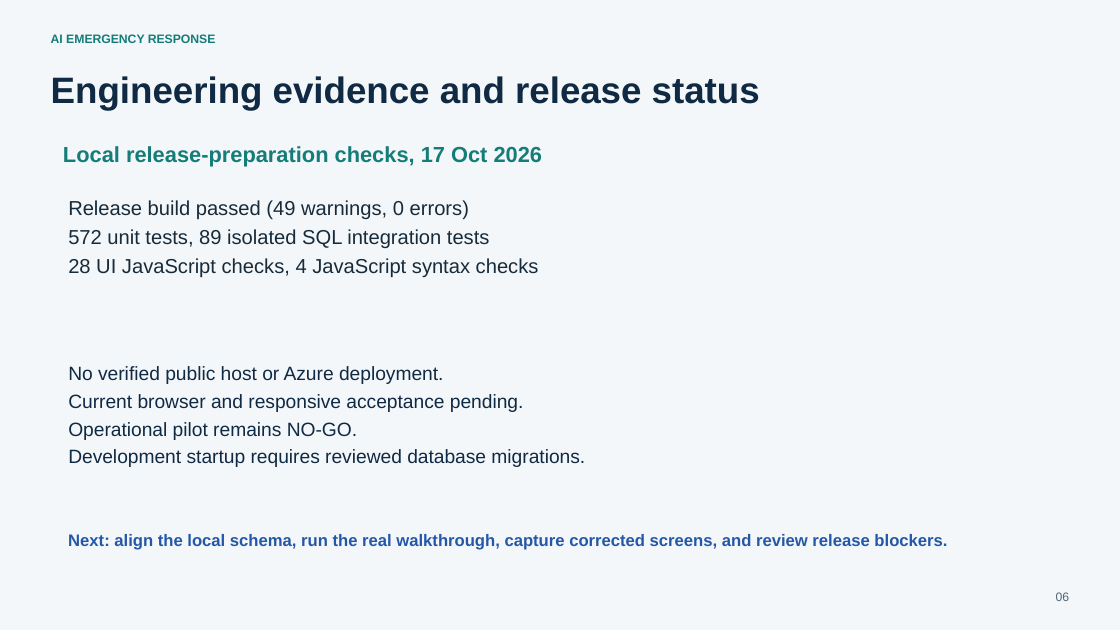
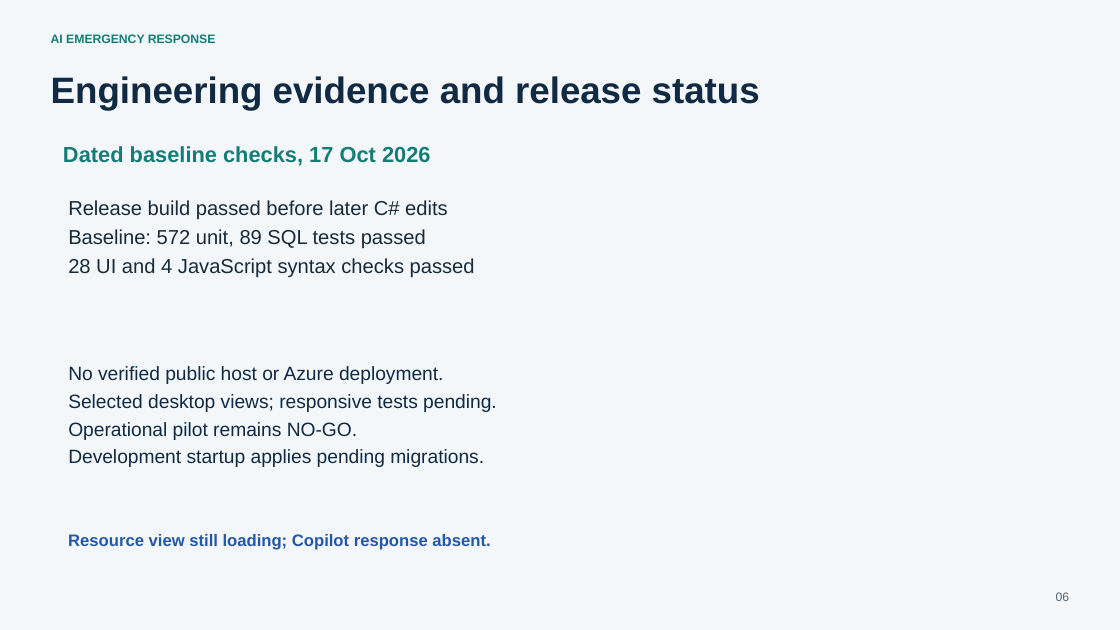
Before and after one commit to AmarjeetJha17/AI-Emergency-Response, a slide deck: slide 6 of docs/portfolio/AI-Emergency-Response-Portfolio-Deck.pptx. Drawn at 1120x630 pixels with LibreOffice and Linux fonts; fonts in the diff are those of the drawing. Boxes give left, top, right and bottom in pixels: in the first picture for what was removed or moved away, otherwise in the second. Text is boxed around its words. In the diff, an @@ line names an element or a change of style, - is before the commit and + after.

Commit message:
docs: complete phase 18 portfolio release evidence

```diff
--- a/docs/portfolio/AI-Emergency-Response-Portfolio-Deck.pptx
+++ b/docs/portfolio/AI-Emergency-Response-Portfolio-Deck.pptx
@@ text at (63, 146, 431, 166): text changed @@
-Local release-preparation checks, 17 Oct 2026
+Dated baseline checks, 17 Oct 2026
@@ text at (68, 200, 475, 278): text changed @@
-Release build passed (49 warnings, 0 errors)
-572 unit tests, 89 isolated SQL integration tests
-28 UI JavaScript checks, 4 JavaScript syntax checks
+Release build passed before later C# edits
+Baseline: 572 unit, 89 SQL tests passed
+28 UI and 4 JavaScript syntax checks passed
@@ text at (68, 394, 497, 412): text changed @@
-Current browser and responsive acceptance pending.
+Selected desktop views; responsive tests pending.
@@ text at (68, 449, 484, 467): text changed @@
-Development startup requires reviewed database migrations.
+Development startup applies pending migrations.
@@ text at (68, 534, 490, 550): text changed @@
-Next: align the local schema, run the real walkthrough, capture corrected screens, and review release blockers.
+Resource view still loading; Copilot response absent.
```
Also in this commit, not shown: 1 other slide changed, 27 other files.
